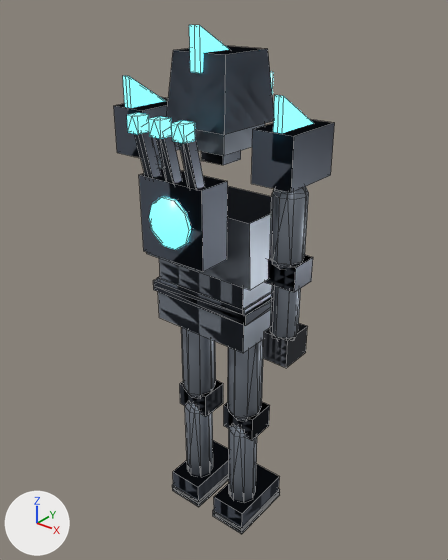
An edit to the Blender file assets/source/char_warden.blend, drawn before and after from the same camera.
Both versions are drawn from a camera (50 mm lens) standing at (1.268, -1.569, 1.985) and looking at (0.012, 0.001, 1.011). The axes (+X, +Y, +Z) are drawn at lower left. The lights are the same throughout. The picture after the commit comes second. Mesh edges are drawn as thin lines.

Names of what the first picture shows: 'char_warden', 'char_warden_LOD1'.
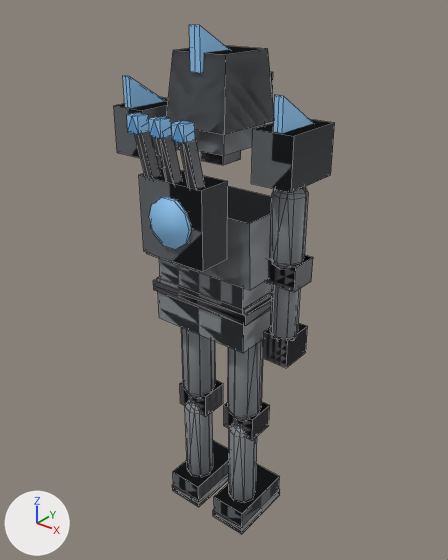
Location of each change, (x1, y1, x2, y2) in pixels of the pictures (448 x 560 px):
'char_warden', surface changed, recoloured: (114, 25, 335, 527) in both
'char_warden_LOD1', surface changed, recoloured: (121, 51, 301, 496) in both

What the commit changed:
In material 'ns_body' (mat_ns_body), metallic goes from 0.72 to 0.25.
In material 'ns_body' (mat_ns_body), roughness goes from 0.38 to 0.52.
In material 'ns_body_dark' (mat_ns_body_dark), roughness goes from 0.42 to 0.62.
In material 'ns_trim' (mat_ns_trim), roughness goes from 0.28 to 0.44.
In material 'ns_team' (mat_ns_team), roughness goes from 0.36 to 0.58.
In material 'ns_team' (mat_ns_team), emission_color goes from (0.17, 0.91, 1.0) (cyan #73f5ff) to (0.2, 0.42, 0.66) (blue #7cadd4).
In material 'ns_team' (mat_ns_team), emission_strength goes from 1.4 to 0.25.
In material 'ns_visor' (mat_ns_visor), emission_color is no longer (0.17, 0.91, 1.0), cyan #73f5ff.
In material 'ns_visor' (mat_ns_visor), emission_strength is no longer 3.0.
Material 'ns_visor' (mat_ns_visor) changes colour from dark blue #385969 to dark grey #555d65; in linear values from (0.04, 0.1, 0.14) to (0.09, 0.11, 0.13).
In material 'ns_visor' (mat_ns_visor), metallic goes from 0.3 to 0.2.
In material 'ns_visor' (mat_ns_visor), roughness goes from 0.1 to 0.18.
